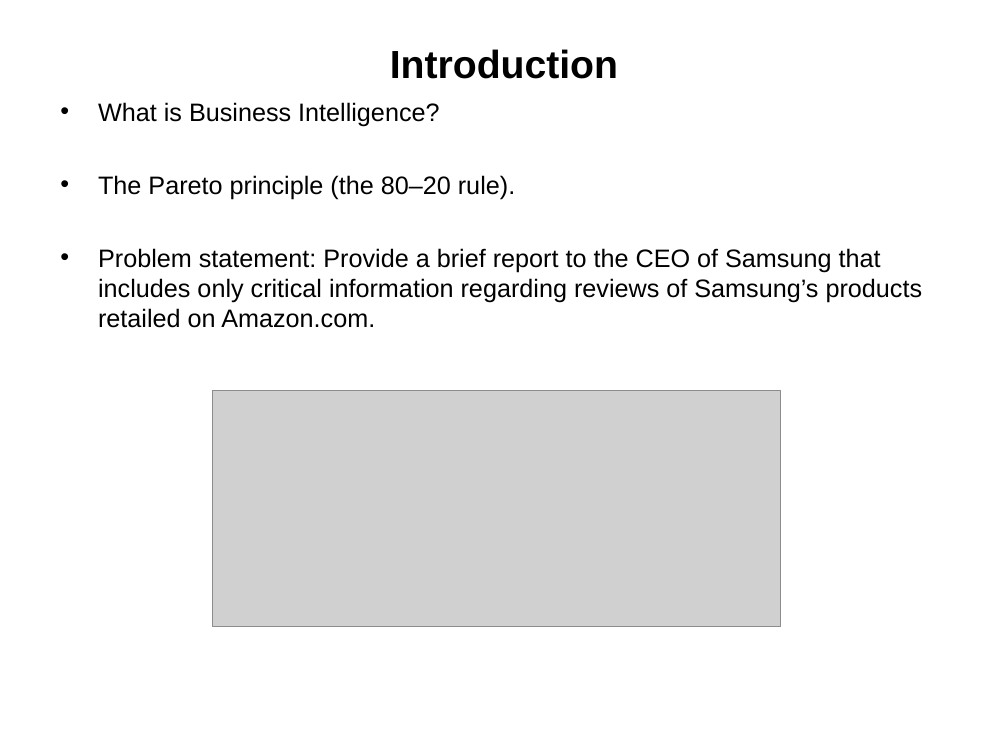
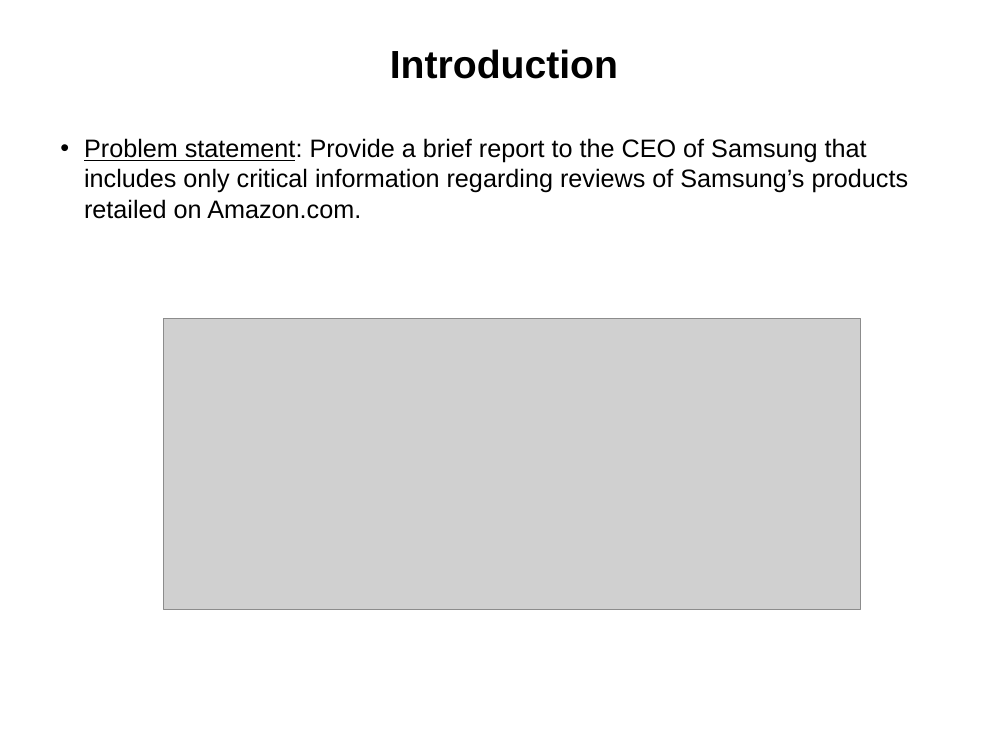
Before and after one commit to revanth83/kojak_git, a slide deck: slide 2 of Samsung_presentation_kojak.ppt. Drawn at 1008x756 pixels with LibreOffice and Linux fonts; fonts in the diff are those of the drawing; grey boxes stand for pictures. Boxes give left, top, right and bottom in pixels: in the first picture for what was removed or moved away, otherwise in the second. Text is boxed around its words. In the diff, an @@ line names an element or a change of style, - is before the commit and + after.

```diff
--- a/Samsung_presentation_kojak.ppt
+++ b/Samsung_presentation_kojak.ppt
@@ text "Problem statement: Provide a brief ..." at [84, 138, 909, 219]: underline on in "Problem statement:"; indent changed @@
@@ text at [98, 102, 515, 199]: paragraphs removed @@
-• What is Business Intelligence?
-• The Pareto principle (the 80–20 rule).
@@ picture: place and size @@
-picture at [212, 390, 780, 627]
+picture at [163, 319, 861, 609]
```
Also in this commit, not shown: 3 other slides changed.
